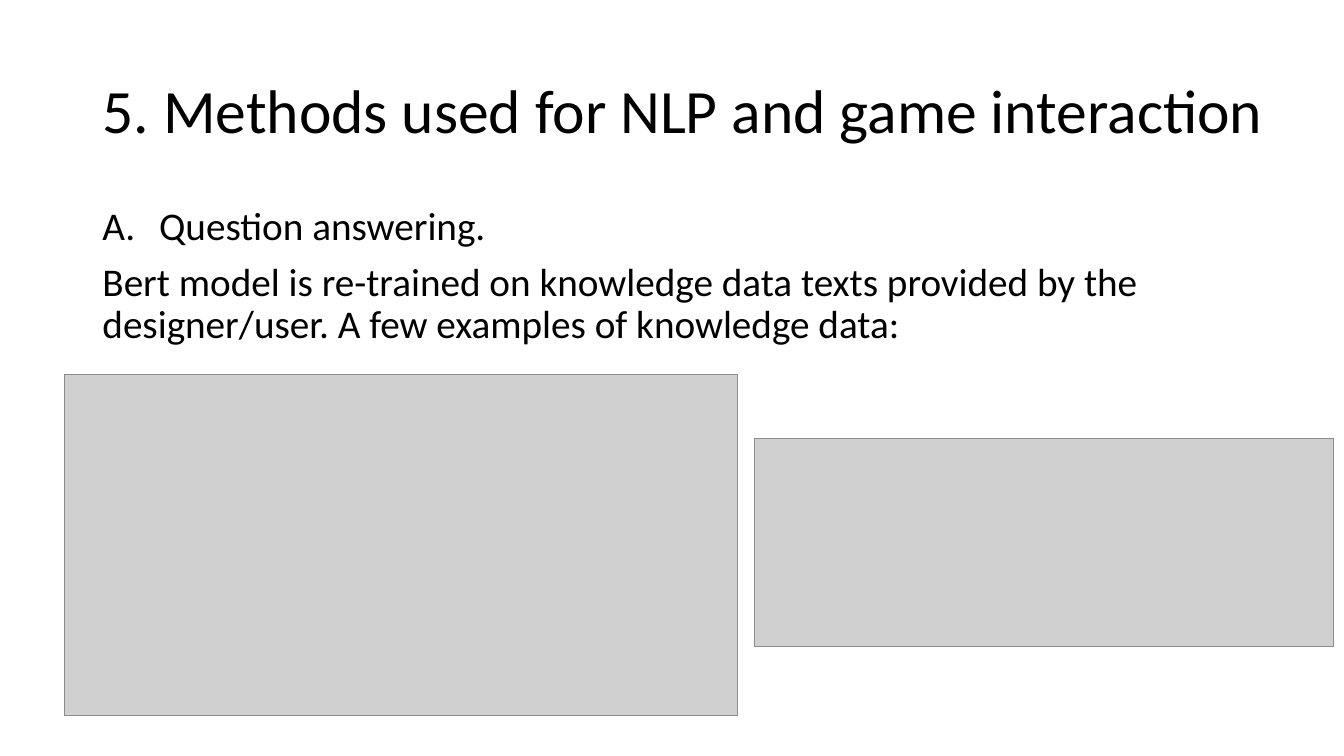
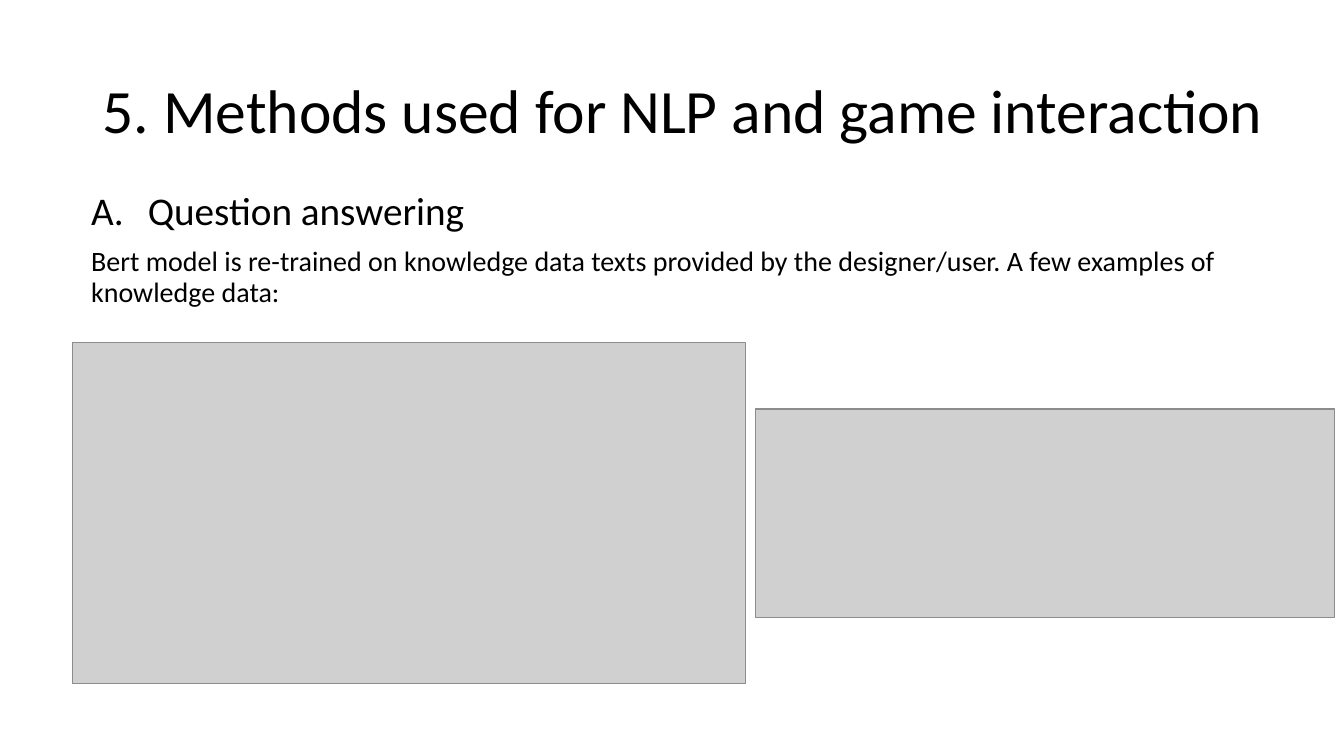
Before and after one commit to AGAPIA/NLPForVideoGames, a slide deck: slide 8 of Presentation/Slides.pptx (slide 7 before the commit). Drawn at 1344x756 pixels with LibreOffice and Linux fonts; fonts in the diff are those of the drawing; grey boxes stand for pictures. Boxes give left, top, right and bottom in pixels: in the first picture for what was removed or moved away, otherwise in the second. Text is boxed around its words. In the diff, an @@ line names an element or a change of style, - is before the commit and + after.

```diff
--- a/Presentation/Slides.pptx
+++ b/Presentation/Slides.pptx
@@ text "Question answering": place and size @@
-text "Question answering" at <box>102,213,1137,345</box>
+text "Question answering" at <box>91,198,1214,307</box>
@@ text at <box>148,198,464,232</box>: text changed @@
-A. Question answering.
+A. Question answering
@@ text at <box>91,251,1214,307</box>: size 28 to 20 pt in "Bert model is re-trained on knowledge data ..." @@
@@ picture: place and size @@
-picture at <box>65,375,738,716</box>
+picture at <box>73,343,746,684</box>
@@ picture: place and size @@
-picture at <box>754,439,1333,647</box>
+picture at <box>755,409,1334,618</box>
```
Also in this commit, not shown: 12 other slides changed, 2 slides added.
